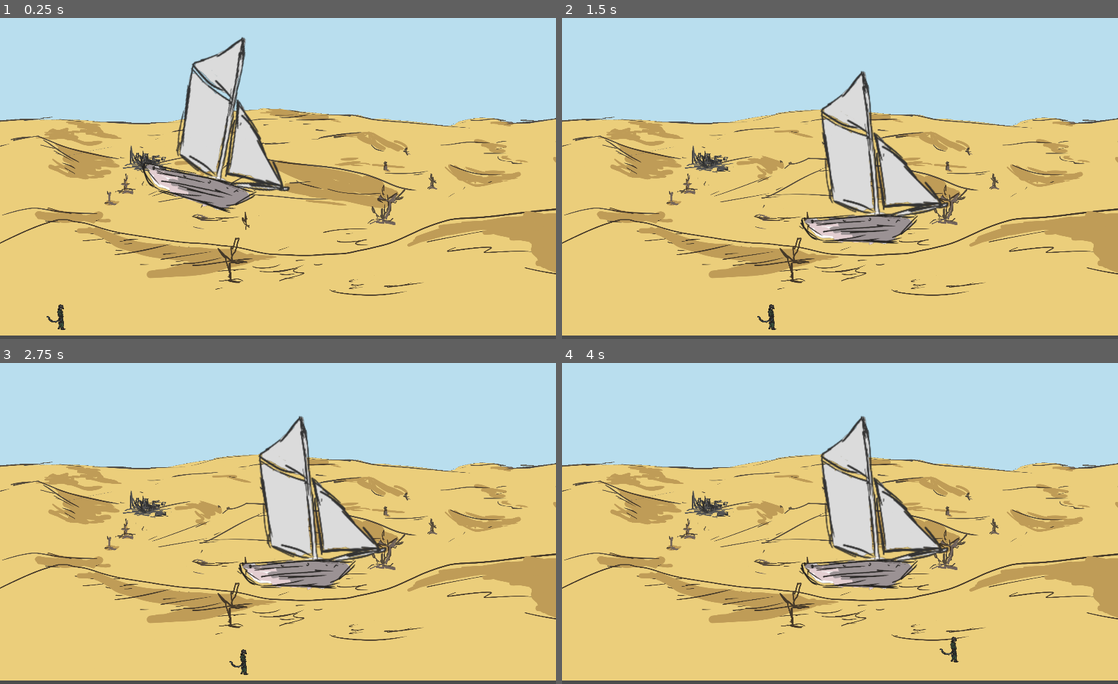
Above: before the commit, frames 1-4 (two rows, left to right).
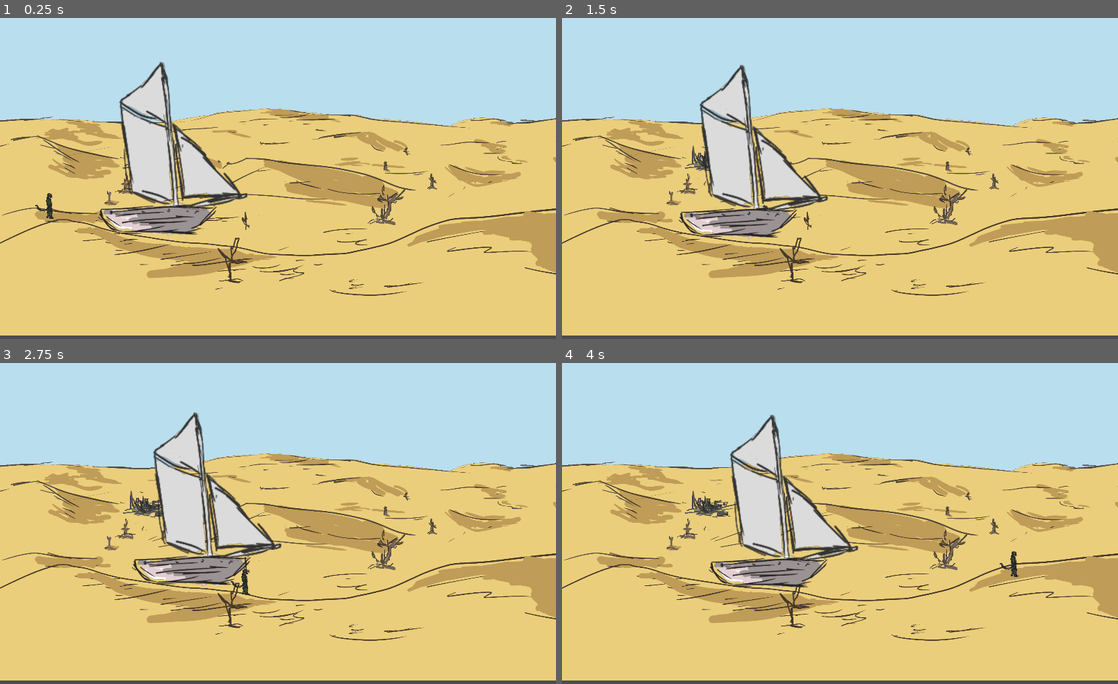
Above: after the commit, the same moments.

Repository: Raidez/through-the-sands-deprecated
Game: Godot game, scene res://scenes/Main.tscn
The game is run twice, just before and just after one commit, with the same random seed, the same clock (stepped at 60 frames per second) and the same inputs.
Inputs:
- Up to frame 1 (0.25 s): no input
- Up to frame 2 (1.5 s): hold Right (move_right) from 0.53 s (still down); tap Space (jump) at 0.77 s
- Up to frame 3 (2.75 s): tap Space (jump) at 1.52 s; release Right (move_right) at 2.03 s; hold Left (move_left) from 2.03 s (still down)
- Up to frame 4 (4 s): release Left (move_left) at 2.78 s; hold Right (move_right) from 2.78 s (still down); tap Space (jump) at 3.02, 3.77 s

The runs differ from the first frame. In frame 1, 11% of the frame differs, in the area x 6-53%, y 5-98%; in frame 2, 13%, in the area x 21-70%, y 14-98%; in frame 3, 13%; in frame 4, 13%.

Commit message:
- physique du bateau

Diff:
--- a/scenes/Main.tscn
+++ b/scenes/Main.tscn
@@ -7,9 +7,6 @@
 
 [sub_resource type="RectangleShape2D" id=1]
 extents = Vector2( 552.5, 15 )
-
-[sub_resource type="RectangleShape2D" id=2]
-extents = Vector2( 310.486, 10 )
 
 [node name="Main" type="Node2D"]
 
@@ -24,6 +21,17 @@
 position = Vector2( 511.5, 5 )
 shape = SubResource( 1 )
 
+[node name="StaticBody2D2" type="StaticBody2D" parent="." groups=["floor"]]
+position = Vector2( -5, 376 )
+rotation = 0.158159
+__meta__ = {
+"_edit_group_": true
+}
+
+[node name="CollisionShape2D" type="CollisionShape2D" parent="StaticBody2D2"]
+position = Vector2( 511.5, 5 )
+shape = SubResource( 1 )
+
 [node name="Background" type="Sprite" parent="."]
 scale = Vector2( 0.55463, 0.55463 )
 z_index = -1
@@ -35,10 +43,10 @@
 }
 
 [node name="Player" parent="." instance=ExtResource( 1 )]
-position = Vector2( 108, 557 )
+position = Vector2( 87, 319 )
 
 [node name="Ship" parent="." instance=ExtResource( 3 )]
-position = Vector2( 416, 170 )
+position = Vector2( 318, 203 )
 
 [node name="Camera2D" type="Camera2D" parent="."]
 visible = false
@@ -46,14 +54,3 @@
 script = ExtResource( 4 )
 player_path = NodePath("../Player")
 ship_path = NodePath("../Ship")
-
-[node name="StaticBody2D2" type="StaticBody2D" parent="."]
-position = Vector2( 294, 339 )
-rotation = 0.32847
-__meta__ = {
-"_edit_group_": true
-}
-
-[node name="CollisionShape2D" type="CollisionShape2D" parent="StaticBody2D2"]
-position = Vector2( 300.486, 4.57764e-05 )
-shape = SubResource( 2 )
--- a/scenes/Ship.tscn
+++ b/scenes/Ship.tscn
@@ -30,7 +30,7 @@
 [node name="ShipCollision" type="CollisionPolygon2D" parent="DontPushArea"]
 position = Vector2( -1, 2 )
 scale = Vector2( 0.976839, 0.976839 )
-polygon = PoolVector2Array( -135, 116, -133, 129, -126, 140, -114, 152, -94, 157, 28, 159, 75.7546, 113.632 )
+polygon = PoolVector2Array( -134.106, 115.679, -137.177, 116.703, -133, 129, -126, 140, -114, 152, -94, 157, 28, 159, 80.8731, 111.584 )
 
 [connection signal="body_entered" from="DontPushArea" to="." method="_on_DontPushArea_body_entered"]
 [connection signal="body_exited" from="DontPushArea" to="." method="_on_DontPushArea_body_exited"]
--- a/scripts/Player.gd
+++ b/scripts/Player.gd
@@ -5,15 +5,13 @@
 const speed = 350
 const acceleration = 0.09
 const friction = 0.2
-const mass = 20
+const gravity_scale = 20
 const jump_height = 600
-
 const push_crate_speed = 50
 const push_ship_speed = 50
 
 var velocity: Vector2
 var gravity : int = ProjectSettings.get_setting("physics/2d/default_gravity")
-var collision: KinematicCollision2D
 
 func _physics_process(delta):
 	# détermine la direction
@@ -24,6 +22,8 @@
 
 	# déplacement
 	velocity = move_and_slide(velocity, Vector2.UP, true, 4, PI/4, false)
+
+	# gestion des collisions
 	for i in get_slide_count():
 		var collision = get_slide_collision(i)
 		if collision.collider is Ship:
@@ -50,7 +50,7 @@
 		velocity.x = lerp(velocity.x, 0, friction)
 
 	# gravité
-	velocity.y += gravity * mass * delta
+	velocity.y += gravity * gravity_scale * delta
 
 func move_ship(ship: Ship, direction: Vector2):
 	# déplace le bateau horizontalement
--- a/scripts/Ship.gd
+++ b/scripts/Ship.gd
@@ -2,25 +2,25 @@
 
 class_name Ship
 
-const mass = 20
+const gravity_scale = 20
+const friction = 0.2
 
 var velocity: Vector2
 var player_is_inside = false
 var gravity : int = ProjectSettings.get_setting("physics/2d/default_gravity")
 
 func _physics_process(delta):
-	velocity.y += gravity * mass * delta
+	# ralentissement
+	velocity.x = lerp(velocity.x, 0, friction)
+
+	# gravité
+	velocity.y += gravity * gravity_scale * delta
 	velocity = move_and_slide(velocity, Vector2.UP)
-	for i in get_slide_count():
-		var collision = get_slide_collision(i)
-		var angle = rad2deg(collision.travel.angle())
-		if abs(rotation_degrees - angle) < 30:
-			rotation_degrees = angle
 
-func push(velocity):
+func push(p_velocity):
 	# on ne peut pas pousser le bateau de l'intérieur
 	if not player_is_inside:
-		move_and_slide(velocity, Vector2.UP)
+		velocity = move_and_slide(p_velocity, Vector2.UP)
 
 func _on_DontPushArea_body_entered(body: Node):
 	if body.name == "Player":
Not shown: 1 places in scenes/Main.tscn that only renumber resources
